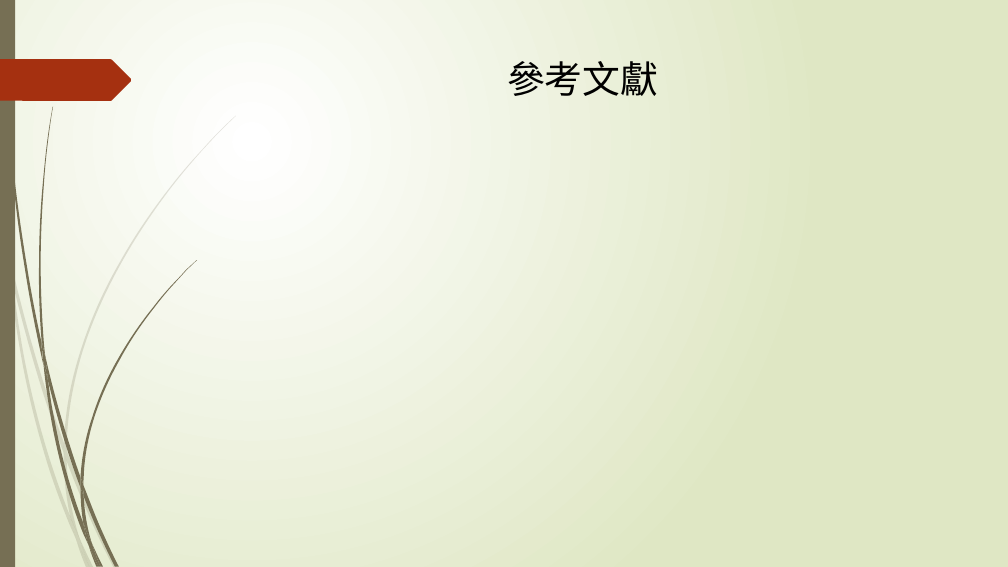
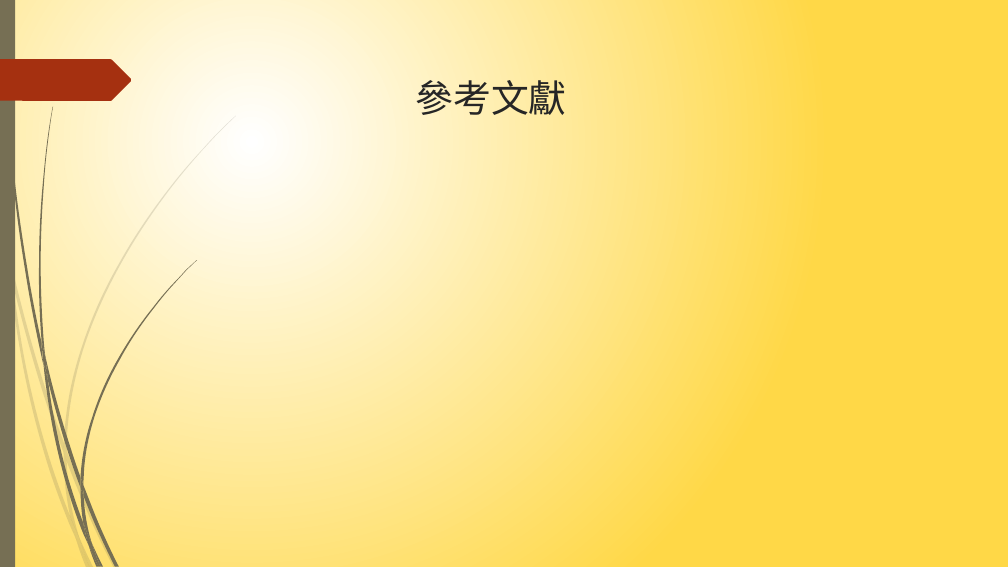
Before and after one commit to NIUWCSP/OTSM, a slide deck: slide 18 of report/以SDR實現OTSM通訊技術.pptx (slide 17 before the commit). Drawn at 1008x567 pixels with LibreOffice and Linux fonts; fonts in the diff are those of the drawing. Boxes give left, top, right and bottom in pixels: in the first picture for what was removed or moved away, otherwise in the second. Text is boxed around its words. In the diff, an @@ line names an element or a change of style, - is before the commit and + after.

```diff
--- a/report/以SDR實現OTSM通訊技術.pptx
+++ b/report/以SDR實現OTSM通訊技術.pptx
@@ background gradient #FFFFFF to #DFE8C4 to gradient #FFFFFF to #FFD847 @@
@@ title "參考文獻": place and size @@
-title "參考文獻" at box(507, 61, 658, 96)
+title "參考文獻" at box(416, 80, 567, 115)
@@ title "參考文獻" at box(416, 80, 567, 115): text colour #000000 to #262626 @@
```
Also in this commit, not shown: 17 other slides changed, 1 slide added.
